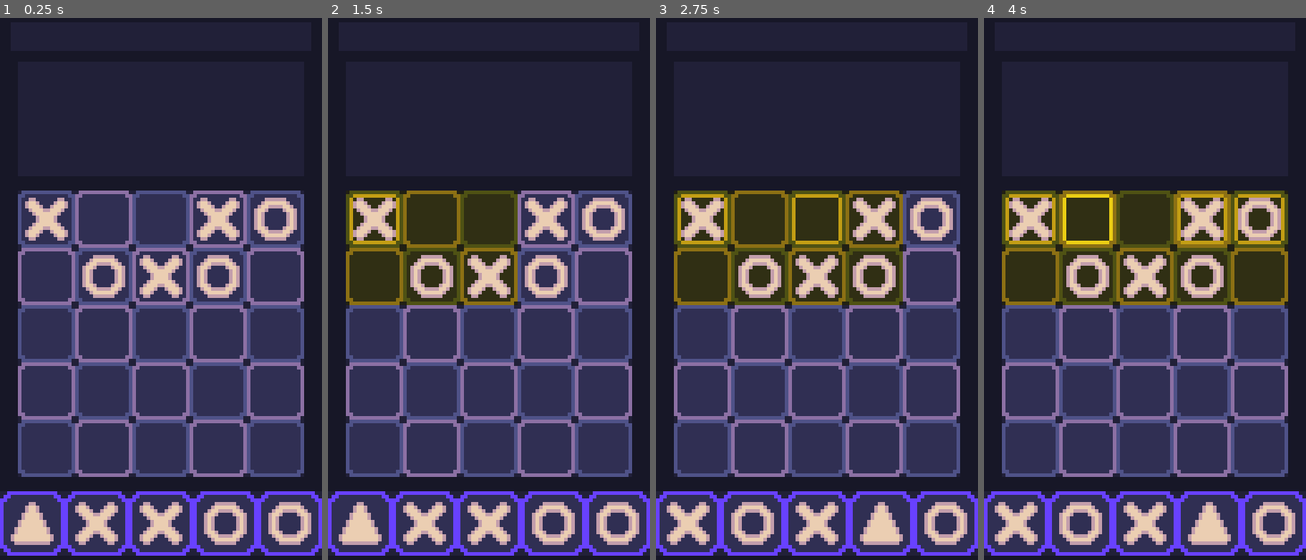
Above: before the commit, frames 1-4 (left to right).
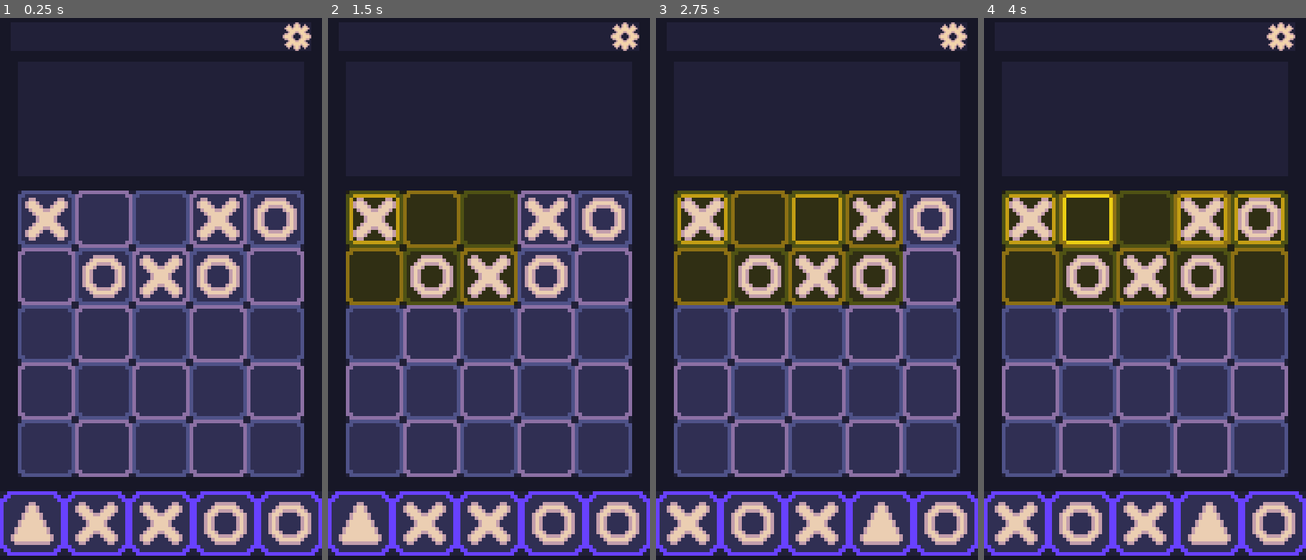
Above: after the commit, the same moments.

Repository: CasualShrub/TacTic
Game: Godot game, scene res://Scenes/DefaultScene.tscn
The game is run twice, just before and just after one commit, with the same random seed, the same clock (stepped at 60 frames per second) and the same inputs.
Inputs (mouse positions are in pixels of both pictures, inside the frame that each line leads up to):
- Up to frame 1 (0.25 s): no input
- Up to frame 2 (1.5 s): tap Enter at 0.5 s; drag from (373, 218) to (489, 332) at 0.52 s; tap Space at 1.25 s; drag from (431, 218) to (489, 332) at 1.27 s
- Up to frame 3 (2.75 s): tap Enter at 2 s; move the mouse to (817, 218) at 2.02 s; hold R (randomize) from 2.03 s (still down); click (817, 218) at 2.3 s
- Up to frame 4 (4 s): release R (randomize) at 2.75 s; tap Space at 2.75 s; drag from (1202, 218) to (1029, 218) at 2.77 s; tap Enter at 3.5 s; drag from (1260, 218) to (1087, 218) at 3.52 s

The runs differ from the first frame. In frame 1, 0.3% of the frame differs, in the area x 87-97%, y 0-7%; in frame 2, 0.3%; in frame 3, 0.3%; in frame 4, 0.3%.

Commit message:
Added settings button

Diff:
--- a/TacTic/Scenes/DefaultScene.tscn
+++ b/TacTic/Scenes/DefaultScene.tscn
@@ -1,8 +1,67 @@
-[gd_scene load_steps=4 format=3 uid="uid://cq7fgl53yghbs"]
+[gd_scene load_steps=13 format=3 uid="uid://cq7fgl53yghbs"]
 
 [ext_resource type="PackedScene" uid="uid://cxox51u7gsbmv" path="res://Scenes/TileGrid.tscn" id="1"]
 [ext_resource type="Script" path="res://Scripts/DefaultScene.gd" id="2"]
 [ext_resource type="PackedScene" uid="uid://qlowg4v7iuan" path="res://Scenes/CardPanel.tscn" id="3_i44po"]
+[ext_resource type="Texture2D" uid="uid://7e4qr21wquqy" path="res://Art/Gear.png" id="4_fsa21"]
+[ext_resource type="Script" path="res://Scenes/SettingsButton.gd" id="4_ugle8"]
+
+[sub_resource type="AtlasTexture" id="AtlasTexture_s15uu"]
+atlas = ExtResource("4_fsa21")
+region = Rect2(16, 16, 16, 16)
+
+[sub_resource type="AtlasTexture" id="AtlasTexture_iicwi"]
+atlas = ExtResource("4_fsa21")
+region = Rect2(0, 16, 16, 16)
+
+[sub_resource type="SpriteFrames" id="SpriteFrames_rmlo0"]
+animations = [{
+"frames": [{
+"duration": 1.0,
+"texture": SubResource("AtlasTexture_s15uu")
+}],
+"loop": true,
+"name": &"click",
+"speed": 5.0
+}, {
+"frames": [{
+"duration": 1.0,
+"texture": SubResource("AtlasTexture_iicwi")
+}],
+"loop": true,
+"name": &"idle",
+"speed": 5.0
+}]
+
+[sub_resource type="AtlasTexture" id="AtlasTexture_g2mgg"]
+atlas = ExtResource("4_fsa21")
+region = Rect2(16, 0, 16, 16)
+
+[sub_resource type="AtlasTexture" id="AtlasTexture_i70je"]
+atlas = ExtResource("4_fsa21")
+region = Rect2(0, 0, 16, 16)
+
+[sub_resource type="SpriteFrames" id="SpriteFrames_d0sb3"]
+animations = [{
+"frames": [{
+"duration": 1.0,
+"texture": SubResource("AtlasTexture_g2mgg")
+}],
+"loop": true,
+"name": &"click",
+"speed": 5.0
+}, {
+"frames": [{
+"duration": 1.0,
+"texture": SubResource("AtlasTexture_i70je")
+}],
+"loop": true,
+"name": &"idle",
+"speed": 5.0
+}]
+
+[sub_resource type="RectangleShape2D" id="RectangleShape2D_02wll"]
+size = Vector2(8, 8)
 
 [node name="DefaultScene" type="Node2D"]
 scale = Vector2(8, 8)
@@ -21,19 +80,19 @@
 [node name="CardPanel" parent="." instance=ExtResource("3_i44po")]
 position = Vector2(45, 143)
 
+[node name="MenuSpace" type="ColorRect" parent="."]
+offset_left = 3.0
+offset_top = 3.0
+offset_right = 87.0
+offset_bottom = 11.0
+mouse_filter = 2
+color = Color(0.603922, 0.560784, 1, 0.0784314)
+
 [node name="DesignSpace" type="ColorRect" parent="."]
 offset_left = 5.0
 offset_top = 14.0
 offset_right = 85.0
 offset_bottom = 46.0
-mouse_filter = 2
-color = Color(0.603922, 0.560784, 1, 0.0784314)
-
-[node name="MenuSpace" type="ColorRect" parent="."]
-offset_left = 3.0
-offset_top = 3.0
-offset_right = 87.0
-offset_bottom = 11.0
 mouse_filter = 2
 color = Color(0.603922, 0.560784, 1, 0.0784314)
 
@@ -51,3 +110,24 @@
 offset_bottom = 152.0
 mouse_filter = 2
 color = Color(0.603922, 0.560784, 1, 0.0784314)
+
+[node name="SettingsButton" type="Area2D" parent="."]
+scale = Vector2(0.5, 0.5)
+script = ExtResource("4_ugle8")
+
+[node name="GearButton" type="AnimatedSprite2D" parent="SettingsButton"]
+position = Vector2(166, 14)
+sprite_frames = SubResource("SpriteFrames_rmlo0")
+animation = &"click"
+
+[node name="BurgerButton" type="AnimatedSprite2D" parent="SettingsButton"]
+visible = false
+position = Vector2(166, 14)
+sprite_frames = SubResource("SpriteFrames_d0sb3")
+animation = &"idle"
+
+[node name="CollisionShape2D" type="CollisionShape2D" parent="SettingsButton"]
+visible = false
+position = Vector2(166, 14)
+scale = Vector2(2, 2)
+shape = SubResource("RectangleShape2D_02wll")
--- /dev/null
+++ b/TacTic/Scenes/SettingsButton.gd
@@ -0,0 +1,7 @@
+extends "res://Scripts/ClickableObject.gd"
+
+
+func on_input_event(_viewport, event, _shape_idx):
+	super(_viewport, event, _shape_idx)
+	if (event.is_pressed()):
+		GameManager.show_settings()
--- a/TacTic/Scripts/_GameManager.gd
+++ b/TacTic/Scripts/_GameManager.gd
@@ -1,7 +1,17 @@
 extends Node
 
-var is_dragging
+var is_dragging: bool
+var is_pressing: bool
+
 var game_state
 
 func _ready():
 	is_dragging = false
+	is_pressing = false
+
+func _input(event):
+	if event.is_action_pressed("menu"):
+		show_settings()
+
+func show_settings():
+	print("menu showing")
Binary file added: TacTic/Art/Gear.png
Not shown, added: TacTic/Art/Gear.png.import
